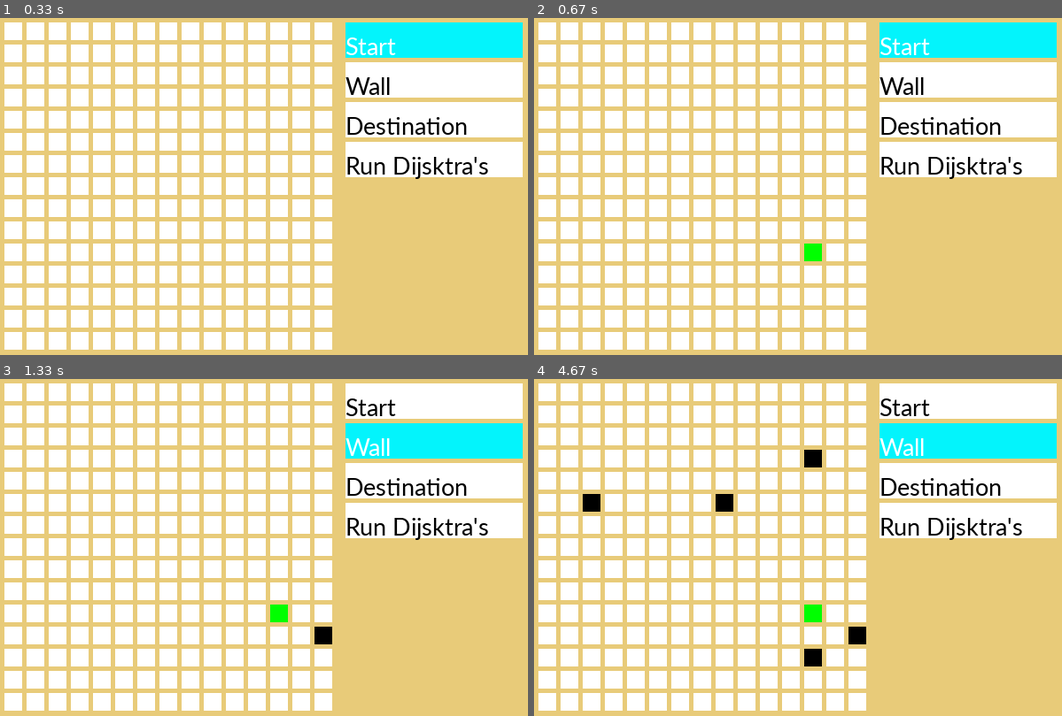
Above: before the commit, frames 1-4 (two rows, left to right).
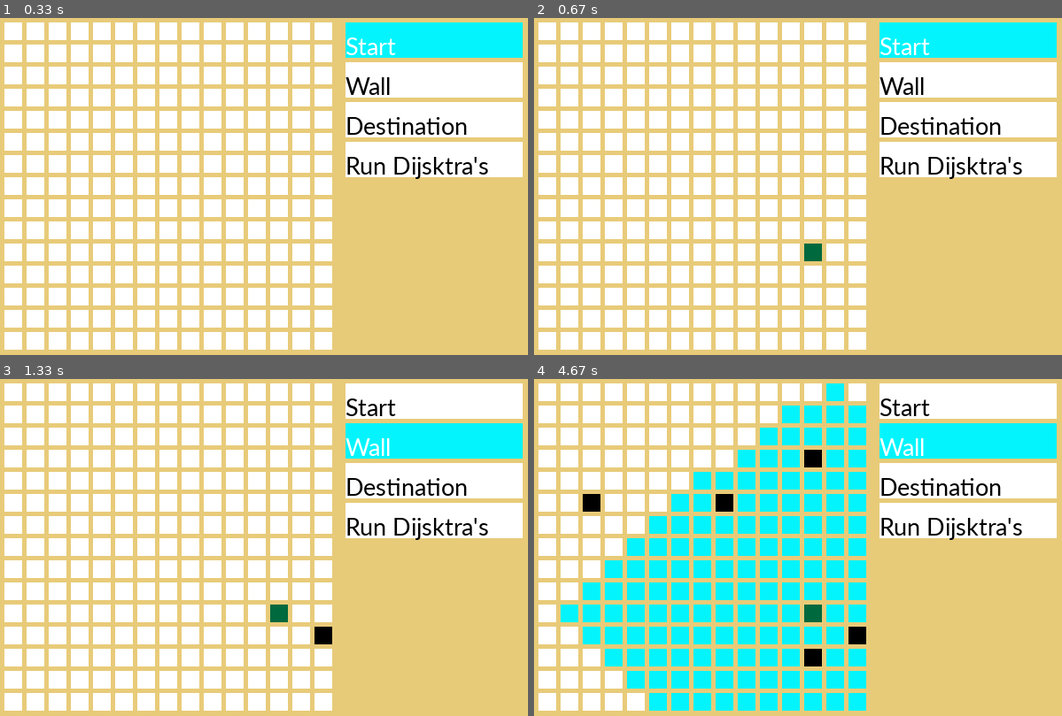
Above: after the commit, the same moments.

Repository: dattpatel99/Pathing-Finding-Algorithms
Game: pygame game, started from pygameTrial.py
Two runs of this game, one before a commit and one after it. Both use one fixed random seed, a clock stepped at 60 frames per second and the inputs below.
Inputs (mouse positions are in pixels of both pictures, inside the frame that each line leads up to):
- Up to frame 1 (0.33 s): no input
- Up to frame 2 (0.67 s): click (798, 240) at 0.38 s
- Up to frame 3 (1.33 s): click "Wall" at 0.72 s; click (327, 638) at 1.05 s
- Up to frame 4 (4.67 s): click (808, 453) at 1.38 s; click (808, 648) at 1.72 s; click (724, 510) at 2.05 s; click (597, 500) at 2.38 s; click (914, 523) at 2.72 s

Frame 1 is identical in both runs. In frame 2, 0.2% of the frame differs, in the area x 51-55%, y 66-73%; in frame 3, 0.2%; in frame 4, 24%, in the area x 5-63%, y 1-99%.

Commit message:
Improvements to structure. Reparing Dijkarta's algorithm for unweighted graph Improving UI coloring

Diff:
--- a/PathFinding.py
+++ b/PathFinding.py
@@ -1,144 +1,147 @@
-import copy
 
-# update distances
+from time import sleep
+from constants import INFITY, ROW_COMB, COL_COMB, ROW, COL
 '''
-Update the Distance between neighbours using the sources preious array and sources location
-If destination value found then return True else False
+Node class to hold each cells data
 '''
-def updateDis(graph,neigh,dist,startR,startC):
-	for each in neigh:
-		r, c = int(each[0]), int(each[1])
-		nodeInfo = dist[str(r)+str(c)]
-		if nodeInfo["weight"] == None and nodeInfo["prev"] == None:
-			nodeInfo["prev"] = copy.deepcopy(dist[str(startR)+str(startC)]["prev"])
-			nodeInfo["prev"].append([startR, startC])
-			nodeInfo["weight"] = len(nodeInfo["prev"])
-		if graph[r][c] == 9:
-			return True
-	return False
+class Node():
 
-# Get neighbours
+	def __init__(self,posx: int,posy: int, value: int):
+		self.x = posx
+		self.y = posy
+		self.dist = value
+		self.visited = False
+		self.previousNode = None
+		self.type = None
+		self.inShort = False
+
+	# Setters
+	def setType(self, newType):
+		self.type = newType
+
+	def setVisited(self):
+		self.visited = True
+
+	def setDist(self, val: int):
+		self.dist = val
+
+	def setPrev(self, prev):
+		self.previousNode = prev
+
+	def setInShort(self):
+		self.inShort = True
+
+	# Getters
+
+	def getType(self):
+		return self.type
+
+	def getVisited(self) -> bool:
+		return self.visited
+
+	def getDist(self)-> int:
+		return self.dist
+
+	def getPrev(self):
+		return self.previousNode
+
+	def getInShort(self):
+		return self.inShort
+
+	def getPosition(self) -> str:
+		return "(" + str(self.x) + "," + str(self.y) + ")"
+
+	# Behaviors
+	def findNeighbours(self, graph: list) -> list:
+		neighbours = []
+		for i in range(len(ROW_COMB)):
+			x_value = self.x + ROW_COMB[i]
+			y_value = self.y + COL_COMB[i]
+			if (x_value < 0 or x_value >= ROW) or (y_value < 0 or y_value >= COL):
+				pass
+			else:
+				possible_neigh = graph[x_value][y_value]
+				if possible_neigh.getType() != "Wall" and possible_neigh.getVisited() != True:
+					neighbours.append(possible_neigh)
+		return neighbours
+
 '''
+Graph class for all grid related things
 '''
-def getNeighbours(graph, dist, numR, numC):
-	maxRow = len(graph)
-	maxCol = len(graph[0])
-	neighs = []
-	try:
-		# Below
-		if numR-1>=0 and dist[str(numR-1)+str(numC)]["weight"] == None:
-			neighs.append(str(numR-1)+ str(numC))
-	except KeyError as err:
-		pass
-	try:
-		# Above
-		if numR+1<maxRow and dist[str(numR+1)+str(numC)]["weight"] == None:
-			neighs.append(str(numR+1)+str(numC))
-	except KeyError as err:
-		pass
-	try:
-		# Left
-		if numC-1>=0 and dist[str(numR)+str(numC-1)]["weight"] == None:
-			neighs.append(str(numR)+str(numC-1))
-	except KeyError as err:
-		pass
-	try:
-		# Right
-		if numC+1<maxCol and dist[str(numR)+str(numC+1)]["weight"] == None:
-			neighs.append(str(numR)+str(numC+1))
-	except KeyError as err:
-		pass
-	return neighs
+class Graph():
 
-# Find the source coords
-'''
-'''
-def findSource(graph):
-	for i in range(len(graph)):
-		for j in range(len(graph[0])):
-			val = graph[i][j]
-			if val == 0:
-				return i,j
-			elif val != 1 and val != -1 and val != 9:
-				return -1,-1
-	return -1,-1
+	def __init__(self, row, cols):
+		self._graph = self._initializeNodes(row, cols)
+		self.source = None
+		self.destination = None
 
-#set up Distance
-'''
-'''
-def setupDistance(graph):
-	dist = {}
-	final = False
-	dest = [-1,-1]
-	for i in range(len(graph)):
-		for j in range(len(graph[0])):
-			val = graph[i][j]
-			if val == 0:
-				dist[str(i) + str(j)] = {'weight': 0, 'prev': []}
-			elif val == 1 or val == 9:
-				dist[str(i) + str(j)] = {'weight': None, 'prev': None}
-			if val == 9:
-				final = True
-				dest[0] = i
-				dest[1] = j
-	if final:
-		return dist, dest
-	return None, None
+	# Initialize as nodes
+	def _initializeNodes(self, row, col):
+		grid = []
+		for i in range(row):
+			temp = []
+			for j in range(col):
+				temp.append(Node(i, j, INFITY))
+			grid.append(temp)
+		return grid
 
-# setup the graph
-'''
-'''
-def setup():
-	b = [[1,0,1,-1,1], [1,1,-1,1,9], [-1,1,1,1,-1]]
-	return b
+	# Setters
+	def setSource(self, row: int, col: int):
+		self.source = (self.getGraph()[row][col])
 
-# recursive
-'''
-'''
-def djakartas(reached, validNeighbours, graph, dist, startR, startC):
-	if reached or len(validNeighbours) == 0:
-		return reached
-	for each in validNeighbours:
-		newNeigh = getNeighbours(graph, dist, int(each[0]), int(each[1]))
-		reached = updateDis(graph, newNeigh, dist, int(each[0]), int(each[1]))
-		reached = djakartas(reached, newNeigh, graph, dist, int(each[0]), int(each[1]))
-		if reached:
-			return reached
+	def setDestination(self, row: int, col: int):
+		self.destination = (self.getGraph()[row][col])
 
-# start
-def run(graph):
-	reached = False
+	def setDist(self, row, col, val):
+		(self.getGraph()[row][col]).setDist(val)
 
-	# Get index for sources
-	startR, startC = findSource(graph)
+	def setType(self, row, col, type):
+		(self.getGraph()[row][col]).setType(type)
 
-	# if no source end
-	if startR == -1 and startC == -1:
-		print("Invalid Graph recheck")
-	else:
-		# Setup all distance to infitiny and return final blocks indices else end
-		dist, destFinal = setupDistance(graph)
-		if dist == None:
-			print("Error, no final destination.")
-		else:
-			# update dist for source block
-			dist[str(startR)+str(startC)]["prev"] = []
-			dist[str(startR)+str(startC)]["weight"] = len(dist[str(startR)+str(startC)]["prev"])
+	# Getters
+	def getSource(self) -> Node:
+		return self.source
 
-			# Run first with source block as start
-			validNeighbours = getNeighbours(graph, dist, startR, startC)
-			reached = updateDis(graph, validNeighbours, dist, startR, startC)
+	def getDestination(self) -> Node:
+		return self.destination
 
-			# Run recursive loop with rest
-			reached = djakartas(reached, validNeighbours, graph, dist, startR, startC)
+	def getGraph(self):
+		return self._graph
 
-			# Print path
-			if reached:
-				list = dist[str(destFinal[0])+str(destFinal[1])]["prev"]
-				for i in range(0, len(list)):
-					if i != len(list)-1:
-						print(str(list[i][0]) + "," + str(list[i][1]) + " ->", end =" ")
-					else:
-						print(str(list[i][0]) + "," + str(list[i][1]))
-			else:
-				print("No path")
+	def getDist(self, row, col) -> int:
+		return (self.getGraph()[row][col]).getDist()
+
+	def getType(self, row, col) -> int:
+		return (self.getGraph()[row][col]).getType()
+
+	def getInShort(self, row, col):
+		return (self.getGraph()[row][col]).getInShort()
+
+	# ReSetters
+	def resetSource(self):
+		self.source = None
+
+	def resetDestination(self):
+		self.destination = None
+
+	def setPath(self):
+		prev = self.getDestination().getPrev()
+		while prev != None:
+			if prev.getType() != "Source":
+				prev.setInShort()
+			prev = prev.getPrev()
+
+class Queue():
+	def __init__ (self):
+		self.queue = []
+
+	def insert(self, item: Node):
+		self.queue = [item] + self.queue
+
+	def pop(self) -> Node:
+		item = self.queue[-1]
+		self.queue = self.queue[:-1]
+		return item
+
+	def length(self):
+		return len(self.queue)
--- a/constants.py
+++ b/constants.py
@@ -1,11 +1,17 @@
-import pygame
+import sys
+
+INFITY = sys.maxsize
+ROW_COMB = [0, 0, 1, -1]
+COL_COMB = [1, -1, 0, 0]
 
 # Colors
 BLACK = (0, 0, 0)
 WHITE = (255, 255, 255)
-GREEN = (0, 255, 0)
 RED = (255, 0, 0)
 BACKGRUOND = (232, 203, 121)
+BLUE = (3, 244, 252)
+GREEN = (0, 105, 62, 1)
+MAIN_PATH = (0, 255, 0)
 
 # Text Related
 TEXT_COLOR = BLACK
@@ -24,7 +30,7 @@
 
 # Button Things
 buttonList = ["Start", "Wall", "Destination"]
-wordToNumber = {"Start": 0, "Wall": -1, "Destination": 9, "Run Dijsktra\'s": None, "Open": 1}
+wordToNumber = {"Start": 0, "Wall": -1, "Destination": INFITY, "Run Dijsktra\'s": None, "Open": INFITY}
 current = "Start"
 # Button Dimensions
 BUTTON_W = 200
@@ -34,7 +40,7 @@
 BUTTON_VER = 5
 # Button colors
 BUTTON_COLOR = WHITE
-SELECTED = (3, 244, 252)
+SELECTED = BLUE
 
 #HEIGHT and WIDTH of the Screen
 WINDOW_SIZE = [600, 500]
--- a/pygameTrial.py
+++ b/pygameTrial.py
@@ -11,7 +11,7 @@
 from utils import drawRect
 import pygame
 from constants import *
-from PathFinding import run
+from PathFinding import Graph, Queue
 
 # Initialize pygame
 pygame.init()
@@ -24,11 +24,7 @@
 array is simply a list of lists.
 Set grid value
 '''
-grid = []
-for row in range(ROW):
-    grid.append([])
-    for column in range(COL):
-        grid[row].append(1)
+grid = Graph(ROW, COL)
 
 screen = pygame.display.set_mode(WINDOW_SIZE)
 
@@ -41,18 +37,57 @@
 # Used to manage how fast the screen updates
 clock = pygame.time.Clock()
 
+def run(graph: Graph):
+    #qeue to hold list of nodes to check
+    nodes_check = Queue()
+
+    source = graph.getSource()
+    source.setVisited()
+    destination = graph.getDestination()
+    nodes_check.insert(source)
+    reached = False
+
+    # Dijkarta's Algo
+    while nodes_check.length() != 0:
+        cur_node = nodes_check.pop()
+        neighbours = cur_node.findNeighbours(graph.getGraph())
+
+        for each in neighbours:
+            if each == destination:
+                reached = True
+                each.setPrev(cur_node)
+                break
+            each.setPrev(cur_node)
+            each.setVisited()
+            each.setDist(cur_node.getDist() + 1)
+            nodes_check.insert(each)
+        drawGrid()
+        pygame.display.flip()
+        clock.tick(60)
+        if reached:
+            break
+    return reached
+
 def drawGrid():
     # Draw the grid
     for row in range(ROW):
         for column in range(COL):
-            color = WHITE
-            val = grid[row][column]
-            if val == 0:
-                color = GREEN
-            elif val == -1:
-                color = BLACK
-            elif val == 9:
-                color = RED
+            val = grid.getDist(row, column)
+            type = grid.getType(row, column)
+            inShort = grid.getInShort(row, column)
+            if not inShort:
+                if type == None and val == INFITY:
+                    color = WHITE
+                elif  type == "Wall":
+                    color = BLACK
+                elif type == "Destination":
+                    color = RED
+                elif type == "Source":
+                    color = GREEN
+                else:
+                    color = BLUE
+            else:
+                color = MAIN_PATH
             drawRect(screen, color, (MARGIN + WIDTH) * column + MARGIN, (MARGIN + HEIGHT) * row + MARGIN, WIDTH, HEIGHT)
 
 def drawButtons():
@@ -91,37 +126,42 @@
         elif event.type == pygame.MOUSEBUTTONDOWN:
             # User clicks the mouse. Get the position
             pos = pygame.mouse.get_pos()
+
             # Change the x/y screen coordinates to grid coordinates
-            column = pos[0] // (WIDTH + MARGIN)
-            row = pos[1] // (HEIGHT + MARGIN)
+            column = int(pos[0] // (WIDTH + MARGIN))
+            row = int(pos[1] // (HEIGHT + MARGIN))
 
             # If in grid
-            if row <= ROW-1 and column <= COL-1:
-                gridVal = grid[row][column]
-
+            if row <= int(ROW-1) and column <= int(COL-1):
+                gridVal = grid.getDist(row,column)
+                gridType = grid.getType(row, column)
                 # Handles start button and grid events
                 if current == "Start":
-                    if gridVal == 0 and setStart:
-                        grid[row][column] = wordToNumber["Open"]
-                        setStart = False
-                    elif gridVal == 1 and not setStart:
-                        grid[row][column] = wordToNumber[current]
-                        setStart = True
+                    if gridVal == 0 and grid.getSource() != None:
+                        grid.setDist(row,column, wordToNumber["Open"])
+                        grid.resetSource()
+                        grid.setType(row, column, None)
+                    elif gridVal == INFITY and grid.getSource() == None:
+                        grid.setDist(row,column, wordToNumber[current])
+                        grid.setSource(row, column)
+                        grid.setType(row, column, "Source")
                 # Handles destination button and grid events
                 elif current == "Destination":
-                    if gridVal == 9 and setDestination:
-                        grid[row][column] = wordToNumber["Open"]
-                        setDestination = False
-                    elif gridVal == 1 and not setDestination:
-                        grid[row][column] = wordToNumber[current]
-                        setDestination = True
-
-                # Handles other button and grid events
-                else:
-                    if gridVal == wordToNumber[current]:
-                        grid[row][column] = wordToNumber["Open"]
-                    else:
-                        grid[row][column] = wordToNumber[current]
+                    if gridType == "Destination" and grid.getDestination() != None:
+                        grid.resetDestination()
+                        grid.setDist(row,column, wordToNumber["Open"])
+                        grid.setType(row, column, None)
+                    elif gridVal == INFITY and grid.getDestination() == None:
+                        grid.setDestination(row, column)
+                        grid.setType(row, column, "Destination")
+                # Handles wall grid events
+                elif current == "Wall":
+                    if gridVal == -1:
+                        grid.setDist(row,column,wordToNumber["Open"])
+                        grid.setType(row, column, None)
+                    elif gridVal == INFITY:
+                        grid.setDist(row,column, wordToNumber[current])
+                        grid.setType(row, column, "Wall")
             # For buttons
             else:
                 ver = (pos[1]) // (BUTTON_H + BUTTON_VER)
@@ -129,15 +169,22 @@
                     current = buttonList[ver]
                 elif ver == 3:
                     print("Runing Algo")
-                    run(grid)
+                    found = run(grid)
+                    if found:
+                        grid.setPath()
+                    else:
+                        print("No Path Found")
                 elif ver == 4:
                     print("Reset")
 
     screen.fill(BACKGRUOND)
+
     drawGrid()
     drawButtons()
+
     # Limit to 60 frames per second
     clock.tick(60)
+
     # Go ahead and update the screen with what we've drawn.
     pygame.display.flip()
 
Not shown, changed: .gitignore
